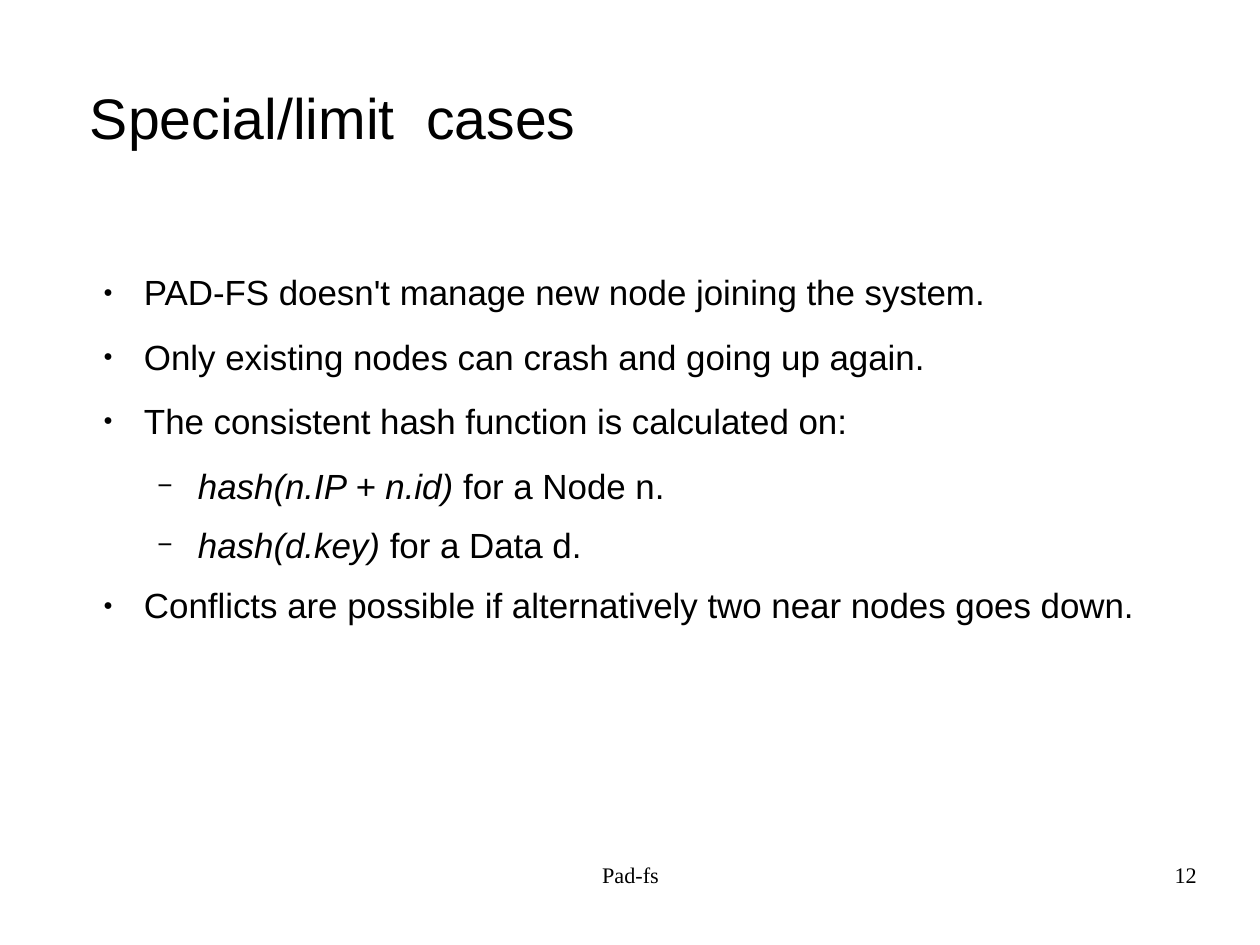
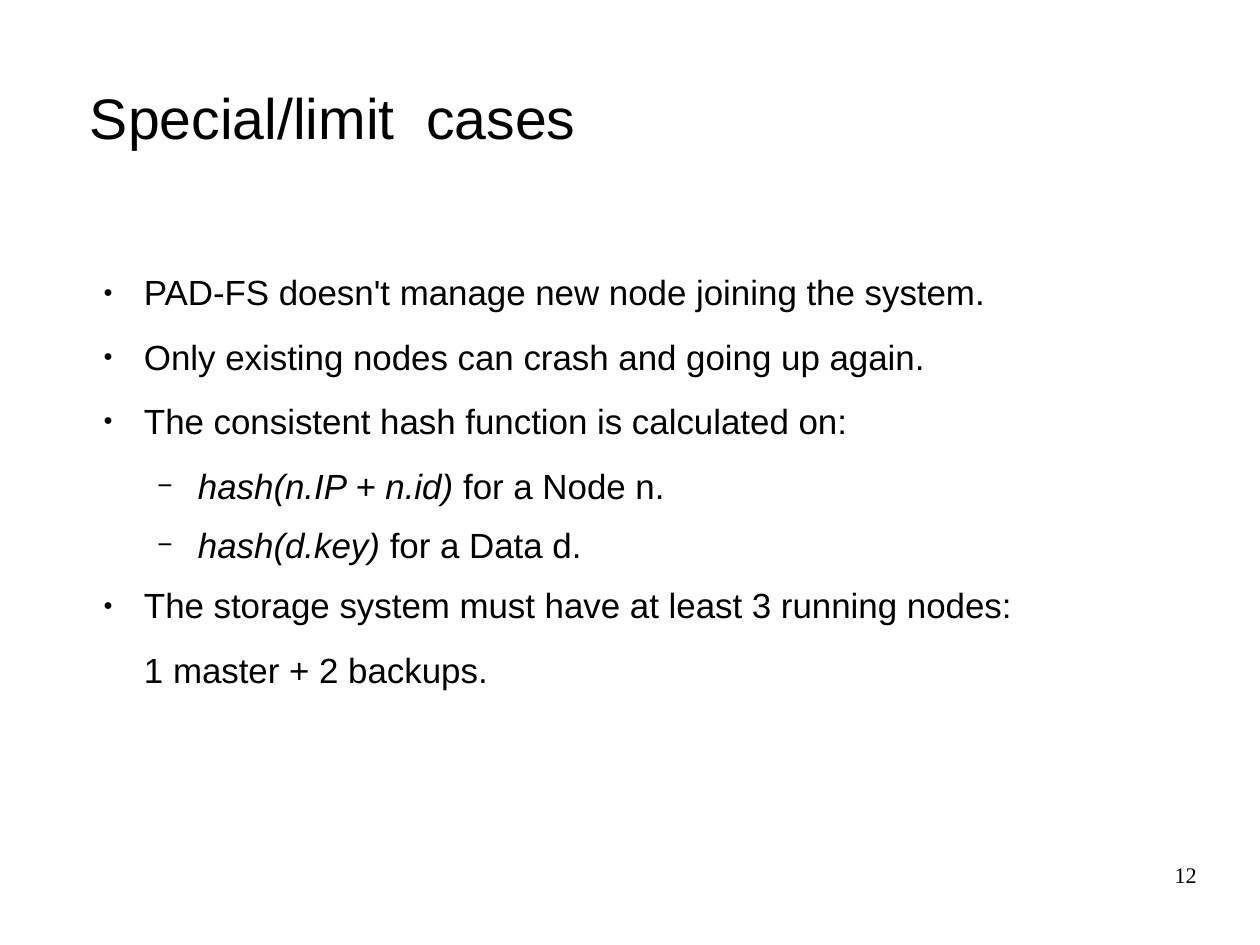
Before and after one commit to bhyvex/PAD-FileSystem, a slide deck: slide 12 of docs/Pad-fs_slides/Pad-fs_Neri.odp. Drawn at 1260x945 pixels with LibreOffice and Linux fonts; fonts in the diff are those of the drawing; background and template pictures are left out. Boxes give left, top, right and bottom in pixels: in the first picture for what was removed or moved away, otherwise in the second. Text is boxed around its words. In the diff, an @@ line names an element or a change of style, - is before the commit and + after.

```diff
--- a/docs/Pad-fs_slides/Pad-fs_Neri.odp
+++ b/docs/Pad-fs_slides/Pad-fs_Neri.odp
@@ text at <box>144,592,1012,690</box>: text changed @@
-● Conflicts are possible if alternatively two near nodes goes down.
+● The storage system must have at least 3 running nodes:
+1 master + 2 backups.
@@ text removed at <box>602,867,659,884</box> @@
-Pad-fs
```
Also in this commit, not shown: 14 other slides changed, 1 slide added, 1 other file.
